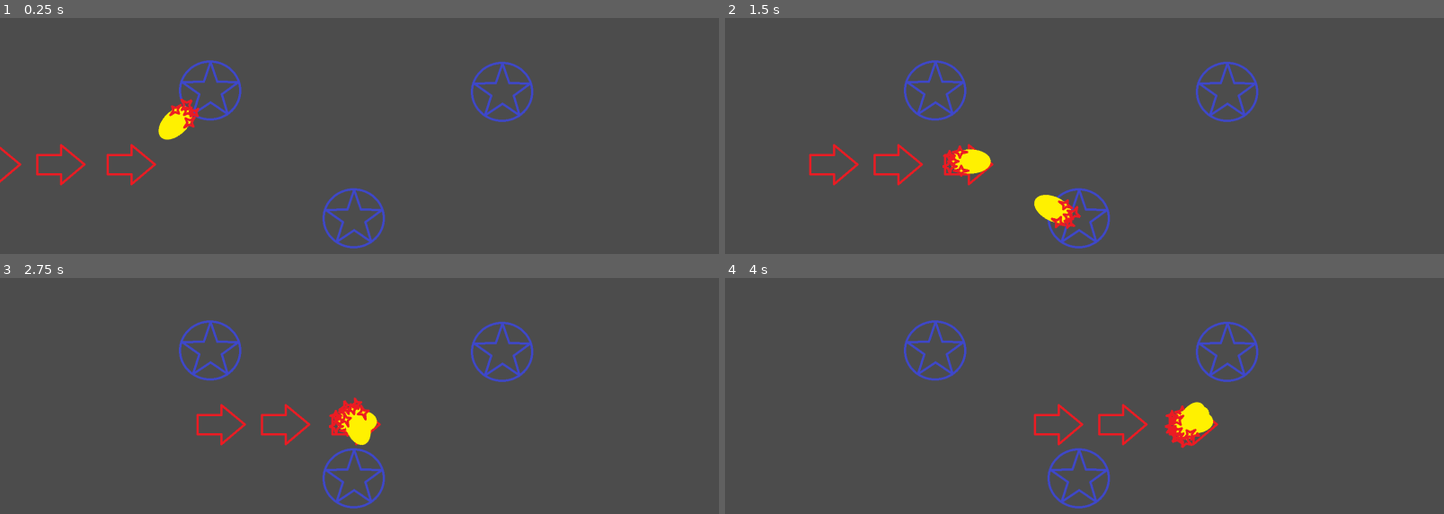
Above: before the commit, frames 1-4 (two rows, left to right).
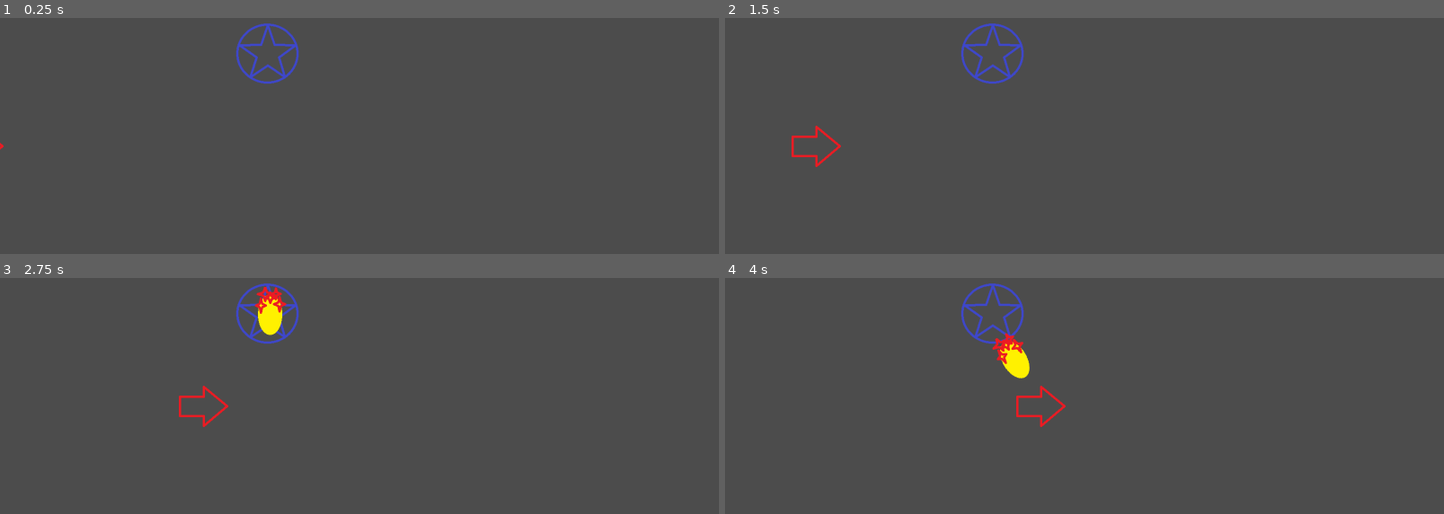
Above: after the commit, the same moments.

Repository: Bronsky91/WS2-Godot
Game: Godot game, scene res://scenes/Game.tscn
Same seed, same stepped clock (60 frames per second), same inputs: the game is played once before the commit and once after it.
Inputs:
- Up to frame 1 (0.25 s): no input
- Up to frame 2 (1.5 s): no input
- Up to frame 3 (2.75 s): no input
- Up to frame 4 (4 s): no input

The runs differ from the first frame. In frame 1, 3.6% of the frame differs, in the area x 0-75%, y 2-98%; in frame 2, 4.4%; in frame 3, 4.5%; in frame 4, 4.7%, in the area x 24-75%, y 2-98%.
Error before the commit: Invalid call. Nonexistent function 'get_global_position' in base 'WeakRef'. (res://scripts/Rune.gd:38)

Commit message:
Changes target system to distance instead of collision-based

Diff:
--- a/scenes/Game.tscn
+++ b/scenes/Game.tscn
@@ -10,36 +10,12 @@
 
 [node name="Enemy" parent="." index="0" instance=ExtResource( 2 )]
 
-position = Vector2( -57.2077, 514.937 )
+position = Vector2( -96.3985, 474.239 )
 rotation = -1.5708
 _sections_unfolded = [ "Material", "Transform", "Visibility", "Z Index" ]
 health = 125
 
-[node name="Enemy2" parent="." index="1" instance=ExtResource( 2 )]
+[node name="Rune" parent="." index="1" instance=ExtResource( 3 )]
 
-position = Vector2( 242.753, 514.937 )
-rotation = -1.5708
-_sections_unfolded = [ "Material", "Transform", "Visibility", "Z Index" ]
-health = 125
-
-[node name="Enemy3" parent="." index="2" instance=ExtResource( 2 )]
-
-position = Vector2( 85.9896, 514.937 )
-rotation = -1.5708
-_sections_unfolded = [ "Material", "Transform", "Visibility", "Z Index" ]
-health = 125
-
-[node name="Rune" parent="." index="3" instance=ExtResource( 3 )]
-
-position = Vector2( 468.584, 352.544 )
+position = Vector2( 596.122, 270.36 )
 _sections_unfolded = [ "Transform" ]
-
-[node name="Rune2" parent="." index="4" instance=ExtResource( 3 )]
-
-position = Vector2( 788.14, 637.431 )
-_sections_unfolded = [ "Transform" ]
-
-[node name="Rune3" parent="." index="5" instance=ExtResource( 3 )]
-
-position = Vector2( 1118.25, 355.559 )
-_sections_unfolded = [ "Transform" ]
--- a/scenes/Rune.tscn
+++ b/scenes/Rune.tscn
@@ -7,7 +7,7 @@
 [sub_resource type="CircleShape2D" id=1]
 
 custom_solver_bias = 0.0
-radius = 170.698
+radius = 440.622
 
 [node name="Rune" type="Area2D" index="0"]
 
--- a/scripts/Fireball.gd
+++ b/scripts/Fireball.gd
@@ -26,7 +26,7 @@
 
 func _on_area_entered(collidee):
 	print('colliding with ' + collidee.name)
-	if collidee.is_in_group('enemy'):
+	if collidee.is_in_group('enemies'):
 		rune.get_ref().rearm()
 		collidee.take_damage(damage)
 		queue_free()
--- a/scripts/Rune.gd
+++ b/scripts/Rune.gd
@@ -32,23 +32,23 @@
 	var target = null
 	var pos = get_global_position()
 	for enemy in get_tree().get_nodes_in_group("enemies"):
-		print("distance: " + str(pos.distance_to(enemy.get_global_position())))
+		#print("distance: " + str(pos.distance_to(enemy.get_global_position())))
 		if pos.distance_to(enemy.get_global_position()) <= attack_range:
-			print('in attack range!')
 			if target == null or pos.distance_to(enemy.get_global_position()) > get_global_position().distance_to(target.get_global_position()):
 				target = weakref(enemy)
 	return target
 
+
+func _shoot(target):
 	if time > fire_next:
+		print('FIREBALL')
+		firing = true
+		var new_fireball = fireball.instance()
+		new_fireball.target = target
+		new_fireball.rune = weakref(self)
+		new_fireball.position = global_position
 		fire_next = time + fire_delta
-func _shoot(target):
-	print('FIREBALL')
-	firing = true
-	var new_fireball = fireball.instance()
-	new_fireball.target = target
-	new_fireball.rune = weakref(self)
-	new_fireball.position = global_position
-	get_tree().get_root().add_child(new_fireball)
+		get_tree().get_root().add_child(new_fireball)
 
 func rearm():
 	print("RUNE FIRING = FALSE")
